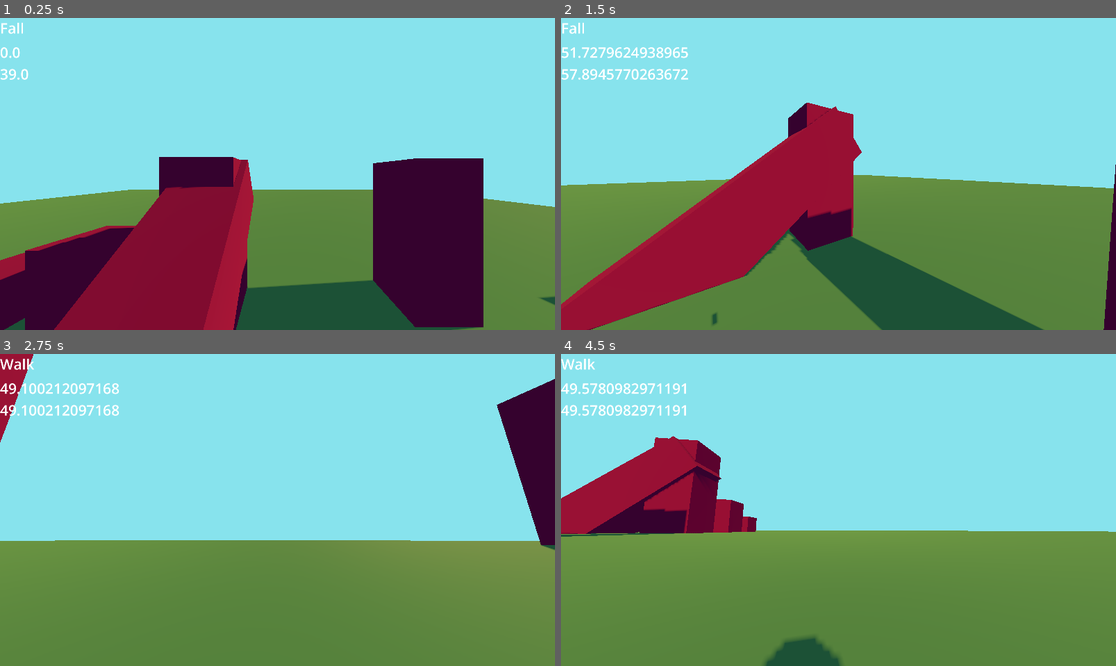
Above: before the commit, frames 1-4 (two rows, left to right).
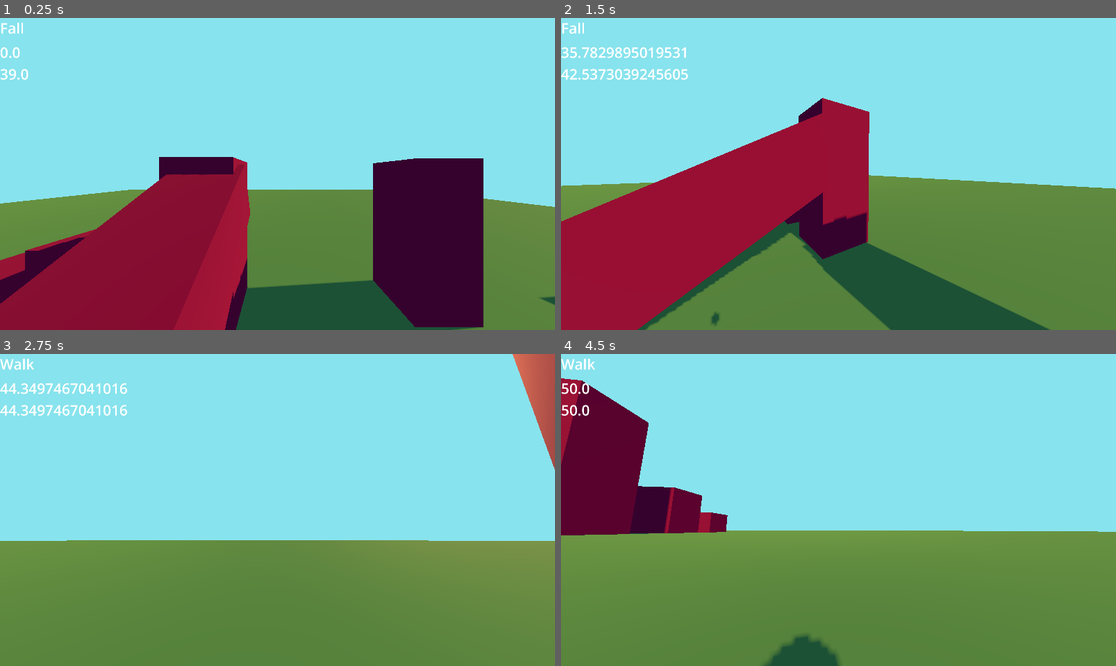
Above: after the commit, the same moments.

Repository: Raikuno/First-Person-Movement
Game: Godot game, scene res://Scenes/Stages/MainStage.tscn
The game is run twice, just before and just after one commit, with the same random seed, the same clock (stepped at 60 frames per second) and the same inputs.
Inputs (mouse positions are in pixels of both pictures, inside the frame that each line leads up to):
- Up to frame 1 (0.25 s): no input
- Up to frame 2 (1.5 s): move the mouse to (866, 174) at 0.52 s; hold W (Forward) from 0.53 s (still down); tap Space (Jump) at 0.77 s; move the mouse to (810, 174) at 1.27 s
- Up to frame 3 (2.75 s): keep holding W (Forward); tap Space (Jump) at 1.52 s; move the mouse to (288, 503) at 2.02 s
- Up to frame 4 (4.5 s): keep holding W (Forward); move the mouse to (832, 516) at 2.77 s; tap Space (Jump) at 3.02, 3.77 s; move the mouse to (877, 513) at 3.52 s; move the mouse to (794, 506) at 4.27 s

The runs differ from the first frame. In frame 1, 6.4% of the frame differs, in the area x 0-46%, y 45-100%; in frame 2, 12%, in the area x 0-100%, y 9-100%; in frame 3, 5.4%; in frame 4, 11%.

Commit message:
Fixed Slopes and Implemented Acceleration
Fixed bounce going down slopes and added acceleration to the walking speed

Diff:
--- a/Scenes/Components/Pause.tscn
+++ b/Scenes/Components/Pause.tscn
@@ -22,7 +22,7 @@
 offset_top = 337.0
 offset_right = 1041.0
 offset_bottom = 429.0
-text = "Continuar"
+text = "Continue"
 
 [node name="Button2" type="Button" parent="Control"]
 visible = false
@@ -30,17 +30,17 @@
 offset_left = 880.0
 offset_top = 476.0
 offset_right = 1034.0
-offset_bottom = 578.0
-text = "Reiniciar"
+offset_bottom = 542.0
+text = "Reset"
 
 [node name="Button" type="Button" parent="Control"]
 visible = false
 layout_mode = 0
-offset_left = 885.0
-offset_top = 720.0
-offset_right = 1054.0
-offset_bottom = 862.0
-text = "Salir"
+offset_left = 888.0
+offset_top = 590.0
+offset_right = 1023.0
+offset_bottom = 646.0
+text = "Close"
 
 [connection signal="pressed" from="Control/Reanudar" to="." method="reanudar"]
 [connection signal="pressed" from="Control/Button2" to="." method="reiniciar"]
--- a/Scenes/Player/Player.tscn
+++ b/Scenes/Player/Player.tscn
@@ -7,26 +7,23 @@
 [ext_resource type="Script" uid="uid://cxs10odcwhow" path="res://Scripts/Player_Related/States/PlayerIdleState.gd" id="5_4wape"]
 [ext_resource type="PackedScene" uid="uid://ddjqnhx7w76d3" path="res://Scenes/Components/GravityAffected.tscn" id="5_jmcll"]
 [ext_resource type="Script" uid="uid://c3tn7i1frc8c8" path="res://Scripts/Player_Related/States/PlayerJumpState.gd" id="6_fk5o5"]
-[ext_resource type="Script" uid="uid://b56a250lxux1d" path="res://Scripts/Player_Related/States/PlayerRunState.gd" id="7_825xp"]
 [ext_resource type="PackedScene" uid="uid://cctinehgsh53" path="res://Scenes/Components/DebugTextNode.tscn" id="7_t26db"]
 [ext_resource type="Script" uid="uid://brk2ebi3vmiow" path="res://Scripts/Player_Related/States/PlayerFallState.gd" id="8_ji083"]
+[ext_resource type="Script" uid="uid://bqqwg4ldie2df" path="res://Scripts/Player_Related/PivotManager/PivotManager.gd" id="11_0kmp4"]
 
 [sub_resource type="CapsuleMesh" id="CapsuleMesh_l3ax4"]
 
 [sub_resource type="CapsuleShape3D" id="CapsuleShape3D_s0eop"]
 
-[node name="Player" type="CharacterBody3D" node_paths=PackedStringArray("debugA", "debugB", "neck")]
+[sub_resource type="SphereMesh" id="SphereMesh_ji083"]
+
+[node name="Player" type="CharacterBody3D" node_paths=PackedStringArray("debugA", "debugB", "neck", "ray_cast_pivot") groups=["Player"]]
 script = ExtResource("1_jmcll")
 debugA = NodePath("Label3")
 debugB = NodePath("Label2")
 neck = NodePath("Neck")
-SPEED = 50
-RUNNING_RESISTANCE = 0.5
-JUMPSTRENGTH = 100
-JUMP_RESISTANCE_VALUE = 0.75
-ACCELERATION = 3
-tilt_value = 1.5
-coyote_time_value = 0.1
+ray_cast_pivot = NodePath("RayCastPivot")
+ACCELERATION = 2
 
 [node name="MeshInstance3D" type="MeshInstance3D" parent="."]
 mesh = SubResource("CapsuleMesh_l3ax4")
@@ -34,11 +31,12 @@
 [node name="CollisionShape3D" type="CollisionShape3D" parent="."]
 shape = SubResource("CapsuleShape3D_s0eop")
 
-[node name="Neck" type="Node3D" parent="." node_paths=PackedStringArray("tilt")]
+[node name="Neck" type="Node3D" parent="." node_paths=PackedStringArray("tilt", "camera")]
 transform = Transform3D(1, 0, 0, 0, 1, 0, 0, 0, 1, 0, 0.607476, 0)
 script = ExtResource("1_s0eop")
 LIMIT_DEG = 60
 tilt = NodePath("TiltDummy")
+camera = NodePath("TiltDummy/Camera3D")
 
 [node name="TiltDummy" type="Node3D" parent="Neck"]
 
@@ -62,12 +60,6 @@
 script = ExtResource("6_fk5o5")
 assigned_object = NodePath("../..")
 
-[node name="Running" type="Node" parent="MovementStateMachine" node_paths=PackedStringArray("debugA", "debugB", "assigned_object")]
-script = ExtResource("7_825xp")
-debugA = NodePath("../../Label3")
-debugB = NodePath("../../Label2")
-assigned_object = NodePath("../..")
-
 [node name="Fall" type="Node" parent="MovementStateMachine" node_paths=PackedStringArray("assigned_object")]
 script = ExtResource("8_ji083")
 assigned_object = NodePath("../..")
@@ -87,3 +79,15 @@
 offset_top = 84.0
 offset_right = 189.0
 offset_bottom = 153.0
+
+[node name="RayCastPivot" type="Node3D" parent="." node_paths=PackedStringArray("vertical_ray")]
+script = ExtResource("11_0kmp4")
+vertical_ray = NodePath("VerticalRay")
+
+[node name="DebugModel" type="MeshInstance3D" parent="RayCastPivot"]
+visible = false
+mesh = SubResource("SphereMesh_ji083")
+skeleton = NodePath("../VerticalRay")
+
+[node name="VerticalRay" type="RayCast3D" parent="RayCastPivot"]
+target_position = Vector3(0, -2, 0)
--- a/Scenes/Stages/MainStage.tscn
+++ b/Scenes/Stages/MainStage.tscn
@@ -94,10 +94,22 @@
 [node name="CollisionShape3D" type="CollisionShape3D" parent="StaticBody3D5"]
 shape = SubResource("BoxShape3D_pthc6")
 
+[node name="StaticBody3D7" type="StaticBody3D" parent="."]
+transform = Transform3D(1, 0, 0, 0, -0.523392, 0.852092, 0, -0.852092, -0.523392, 4.14794, 6.70888, 139.35)
+
+[node name="MeshInstance3D" type="MeshInstance3D" parent="StaticBody3D7"]
+transform = Transform3D(1, 0, 0, 0, 1, 2.98023e-08, 0, -2.98023e-08, 1, -0.133057, 0.137779, -0.114082)
+mesh = SubResource("BoxMesh_6xnpo")
+skeleton = NodePath("../../StaticBody3D7")
+
+[node name="CollisionShape3D" type="CollisionShape3D" parent="StaticBody3D7"]
+shape = SubResource("BoxShape3D_pthc6")
+
 [node name="StaticBody3D6" type="StaticBody3D" parent="."]
-transform = Transform3D(1, 0, 0, 0, 0.63776, 0.770235, 0, -0.770235, 0.63776, 2.07397, 10.7047, 32.163)
+transform = Transform3D(1, 0, 0, 0, 0.488164, 0.872752, 0, -0.872752, 0.488164, 2.07397, 15.3378, 43.3939)
 
 [node name="MeshInstance3D" type="MeshInstance3D" parent="StaticBody3D6"]
+transform = Transform3D(1, 0, 0, 0, 1, 2.98023e-08, 0, -2.98023e-08, 1, -0.133057, 0.137779, -0.114082)
 mesh = SubResource("BoxMesh_6xnpo")
 
 [node name="CollisionShape3D" type="CollisionShape3D" parent="StaticBody3D6"]
--- a/Scenes/StateMachine.tscn
+++ b/Scenes/StateMachine.tscn
@@ -2,6 +2,5 @@
 
 [ext_resource type="Script" uid="uid://lbdyt66jve7x" path="res://Scripts/StateMachine/StateMachine.gd" id="1_5rhbb"]
 
-[node name="StateMachine" type="Node" node_paths=PackedStringArray("initial_state")]
+[node name="StateMachine" type="Node"]
 script = ExtResource("1_5rhbb")
-initial_state = NodePath("")
--- /dev/null
+++ b/Scripts/Player_Related/PivotManager/PivotManager.gd
@@ -0,0 +1,4 @@
+extends Node3D
+class_name RayManager
+@export var vertical_ray:RayCast3D
+@export var horizontal_ray:RayCast3D
--- a/Scripts/Player_Related/Player.gd
+++ b/Scripts/Player_Related/Player.gd
@@ -3,21 +3,24 @@
 @export var debugA:DebugText
 @export var debugB:DebugText
 @export var neck : Node3D
-@export var SPEED = 70
+@export var ray_cast_pivot:RayManager
+@export var SPEED = 50
 @export var RUNNING_TIME_NEEDED = 2
 @export var RUNNING_SPEED = 100
-@export var RUNNING_RESISTANCE = 0.75
-@export var JUMPSTRENGTH = 250
-@export var JUMP_RESISTANCE_VALUE = 0.5
-@export var ACCELERATION = 10
+@export var RUNNING_RESISTANCE = 0.5
+@export var JUMPSTRENGTH = 100
+@export var JUMP_RESISTANCE_VALUE = 0.75
+@export var ACCELERATION = 3
 @export var tilt_value:float = 1
-@export var coyote_time_value = 0.5
+@export var coyote_time_value = 0.1
 @onready var was_on_ground = false
 var stored_speed : Vector3 = Vector3.ZERO
+var target_speed : float = 0
 
+func _ready() -> void:
+	pass
 
 func _physics_process(delta: float) -> void:
 	debugA.debugPrint(velocity.abs().length())
 	debugB.debugPrint(Vector3(velocity.abs().x,0,velocity.abs().z).length())
-
 	pass
--- a/Scripts/Player_Related/Player_Camera.gd
+++ b/Scripts/Player_Related/Player_Camera.gd
@@ -3,11 +3,12 @@
 
 @export var LIMIT_DEG = 50
 @export var tilt : Node3D
+@export var camera: Camera3D
 func _ready() -> void:
 	Input.mouse_mode = Input.MOUSE_MODE_CAPTURED
 
 func _input(event: InputEvent) -> void:
 	if(event is InputEventMouseMotion):
 		rotation.y -= event.relative.x * Rodrigo.SENSIBILITY
-		rotation.x -= event.relative.y * Rodrigo.SENSIBILITY
-	rotation.x = clamp(rotation.x, deg_to_rad(-LIMIT_DEG), deg_to_rad(LIMIT_DEG))
+		camera.rotation.x -= event.relative.y * Rodrigo.SENSIBILITY
+	camera.rotation.x = clamp(camera.rotation.x, deg_to_rad(-LIMIT_DEG), deg_to_rad(LIMIT_DEG))
--- a/Scripts/Player_Related/States/PlayerFallState.gd
+++ b/Scripts/Player_Related/States/PlayerFallState.gd
@@ -33,27 +33,14 @@
 	var relativeBasis:Basis
 	var tween = get_tree().create_tween()
 	inp_direction = Input.get_vector("Left", "Right", "Forward", "Backwards")
+	relativeBasis = assigned_object.neck.transform.basis
+	direction = (relativeBasis * Vector3(inp_direction.x,0,inp_direction.y)).normalized()
 
-	if (!assigned_object is MainCharacter):
-		print("ERROR. THE OBJECT RELATED TO THE PLAYER STATE MACHINE IS NOT A PLAYER")
-		return
-
-	relativeBasis = assigned_object.neck.transform.basis
-
-	direction = (relativeBasis * Vector3(inp_direction.x,0,inp_direction.y)).normalized()
 	if(direction):
-		#debug delete later
-		var total_spd = Vector3(assigned_object.velocity.abs().x, 0, assigned_object.velocity.abs().z).length()
-
-
 		if(abs(assigned_object.velocity.x + (direction.x * assigned_object.ACCELERATION)) < abs(assigned_object.SPEED * direction.x)):
 			assigned_object.velocity.x += direction.x * assigned_object.ACCELERATION
-
 		if(abs(assigned_object.velocity.z + (direction.z * assigned_object.ACCELERATION)) < abs(assigned_object.SPEED * direction.z)):
 			assigned_object.velocity.z += direction.z * assigned_object.ACCELERATION
-
-
-
 		tween.tween_property(assigned_object.neck.tilt, "rotation", Vector3(0,0,deg_to_rad(assigned_object.tilt_value*inp_direction.x)), 0.2)
 	else:
 		tween.tween_property(assigned_object.neck.tilt, "rotation", Vector3(0,0,0), 0.2)
@@ -67,13 +54,12 @@
 
 func toIdle():
 	if (assigned_object.velocity.x == 0
-	&& assigned_object.velocity.y == 0
+	&& assigned_object.velocity.z == 0
 	&& assigned_object.is_on_floor()):
 		state_swap.emit(name, "Idle")
 
 func toWalk():
 	if (assigned_object.is_on_floor()
-	&& assigned_object.velocity.y <= 0
 	&& (assigned_object.velocity.x != 0
 	|| assigned_object.velocity.z  != 0)):
 		state_swap.emit(name, "Walk")
--- a/Scripts/Player_Related/States/PlayerJumpState.gd
+++ b/Scripts/Player_Related/States/PlayerJumpState.gd
@@ -25,27 +25,14 @@
 	var relativeBasis:Basis
 	var tween = get_tree().create_tween()
 	inp_direction = Input.get_vector("Left", "Right", "Forward", "Backwards")
+	relativeBasis = assigned_object.neck.transform.basis
+	direction = (relativeBasis * Vector3(inp_direction.x,0,inp_direction.y)).normalized()
 
-	if (!assigned_object is MainCharacter):
-		print("ERROR. THE OBJECT RELATED TO THE PLAYER STATE MACHINE IS NOT A PLAYER")
-		return
-
-	relativeBasis = assigned_object.neck.transform.basis
-
-	direction = (relativeBasis * Vector3(inp_direction.x,0,inp_direction.y)).normalized()
 	if(direction):
-		#debug delete later
-		var total_spd = Vector3(assigned_object.velocity.abs().x, 0, assigned_object.velocity.abs().z).length()
-
-
 		if(abs(assigned_object.velocity.x + (direction.x * assigned_object.ACCELERATION)) < abs(assigned_object.SPEED * direction.x)):
 			assigned_object.velocity.x += direction.x * assigned_object.ACCELERATION
-
 		if(abs(assigned_object.velocity.z + (direction.z * assigned_object.ACCELERATION)) < abs(assigned_object.SPEED * direction.z)):
 			assigned_object.velocity.z += direction.z * assigned_object.ACCELERATION
-
-
-
 		tween.tween_property(assigned_object.neck.tilt, "rotation", Vector3(0,0,deg_to_rad(assigned_object.tilt_value*inp_direction.x)), 0.2)
 	else:
 		tween.tween_property(assigned_object.neck.tilt, "rotation", Vector3(0,0,0), 0.2)
--- a/Scripts/Player_Related/States/PlayerWalkState.gd
+++ b/Scripts/Player_Related/States/PlayerWalkState.gd
@@ -1,5 +1,5 @@
 extends State_Interface
-var timer : Timer
+
 func physics(delta: float):
 	movement(delta)
 	toJump()
@@ -11,19 +11,12 @@
 	if (!assigned_object is MainCharacter):
 		print("ERROR. THE OBJECT RELATED TO THE PLAYER STATE MACHINE IS NOT A PLAYER")
 		get_tree().quit(-69)
-	timer = Timer.new()
-	timer.one_shot = true
-	timer.autostart = true
-	timer.wait_time = assigned_object.RUNNING_TIME_NEEDED
-	timer.timeout.connect(toRun)
-	timer.start()
-	add_child(timer)
-
+	assigned_object.target_speed = assigned_object.stored_speed.length()
 
 func onExited():
+	assigned_object.target_speed = 0
 	assigned_object.stored_speed = Vector3(assigned_object.velocity.x, 0, assigned_object.velocity.z)
 	assigned_object.was_on_ground = true
-	timer.queue_free()
 
 func toRun():
 	#state_swap.emit(name, "Running")
@@ -33,25 +26,26 @@
 	var inp_direction: Vector2
 	var direction: Vector3
 	var relativeBasis: Basis
-	var total_spd: float
 	var tween = get_tree().create_tween()
-
 	inp_direction = Input.get_vector("Left", "Right", "Forward", "Backwards")
 	relativeBasis = assigned_object.neck.transform.basis
+	direction = (relativeBasis * Vector3(inp_direction.x,0,inp_direction.y)).normalized()
 
-	direction = (relativeBasis * Vector3(inp_direction.x,0,inp_direction.y)).normalized()
 	if(direction):
-		total_spd = Vector3(assigned_object.velocity.abs().x, 0, assigned_object.velocity.abs().z).length()
-		assigned_object.velocity.x = direction.x * assigned_object.SPEED
-		assigned_object.velocity.z = direction.z * assigned_object.SPEED
-		print(total_spd)
+		if(assigned_object.target_speed < assigned_object.SPEED):
+			assigned_object.target_speed += assigned_object.ACCELERATION
+		elif(assigned_object.target_speed > assigned_object.SPEED):
+			assigned_object.target_speed = assigned_object.SPEED
+		slopyFix(Vector3(direction.x, 0, direction.z))
+		assigned_object.velocity.x = direction.x * assigned_object.target_speed
+		assigned_object.velocity.z = direction.z * assigned_object.target_speed
 		#assigned_object.velocity.x = direction.x * assigned_object.SPEED
 		#assigned_object.velocity.z = move_toward(assigned_object.velocity.z,direction.z * assigned_object.SPEED, 1)
 		#assigned_object.neck.rotation.z = deg_to_rad(1*inp_direction.x)
 		tween.tween_property(assigned_object.neck.tilt, "rotation", Vector3(0,0,deg_to_rad(assigned_object.tilt_value*inp_direction.x)), 0.2)
 	else:
-		assigned_object.velocity.x = 0
-		assigned_object.velocity.z = 0
+		assigned_object.velocity.x  = 0
+		assigned_object.velocity.z  = 0
 		tween.tween_property(assigned_object.neck.tilt, "rotation", Vector3(0,0,0), 0.2)
 
 func toJump() -> void:
@@ -65,3 +59,15 @@
 func toFall() -> void:
 	if(!assigned_object.is_on_floor()):
 		state_swap.emit(name, "Fall")
+
+func slopyFix(next_position) -> void:
+	var expected_y: float
+	var pivot:RayManager
+	var ray:RayCast3D
+	pivot = assigned_object.ray_cast_pivot
+	ray = assigned_object.ray_cast_pivot.vertical_ray
+
+	pivot.position = Vector3(next_position.x, 0, next_position.z)
+	if(ray.get_collision_point().y < assigned_object.position.y):
+		expected_y = ray.get_collision_point().y
+		assigned_object.position.y = expected_y
--- a/project.godot
+++ b/project.godot
@@ -23,6 +23,10 @@
 
 window/size/viewport_width=1920
 window/size/viewport_height=1080
+
+[global_group]
+
+Player="A gtoup to detect the player"
 
 [input]
 
Not shown: 1 places in Scenes/Player/Player.tscn that only renumber resources
Not shown, added: Scripts/Player_Related/PivotManager/PivotManager.gd.uid
